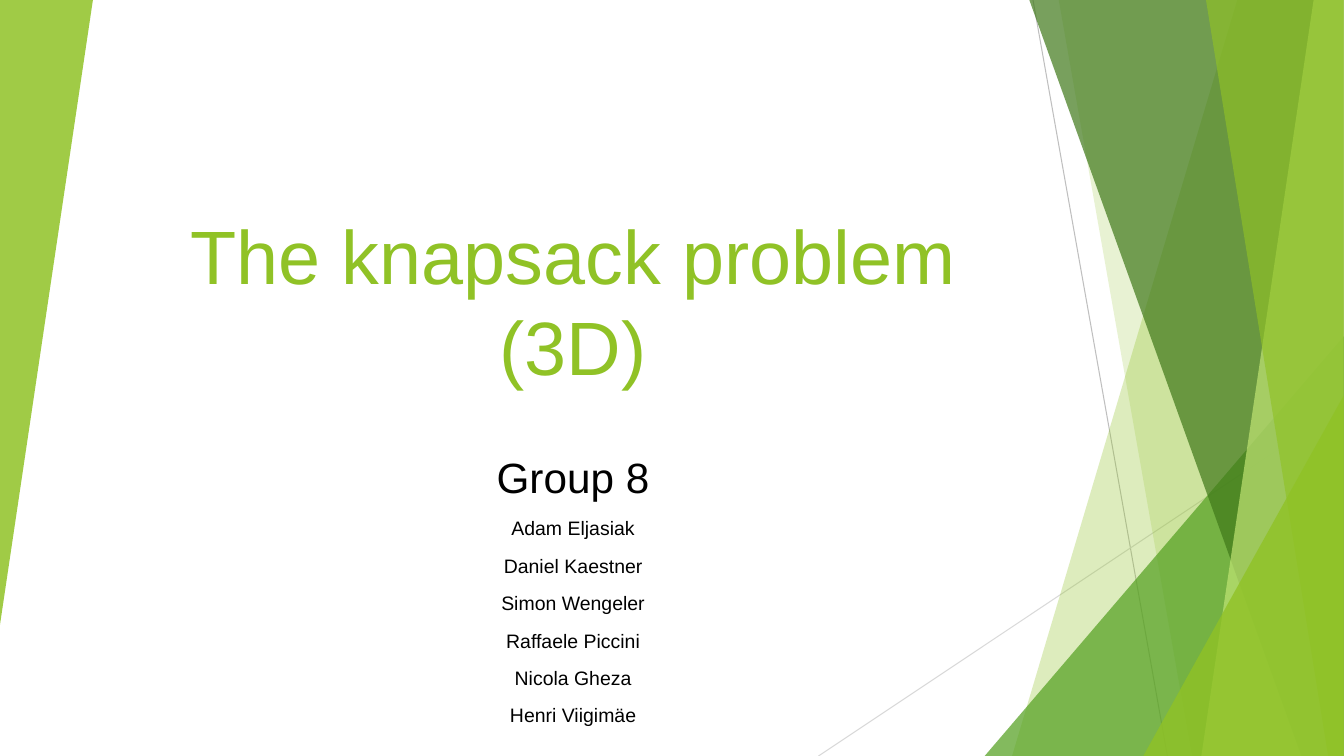
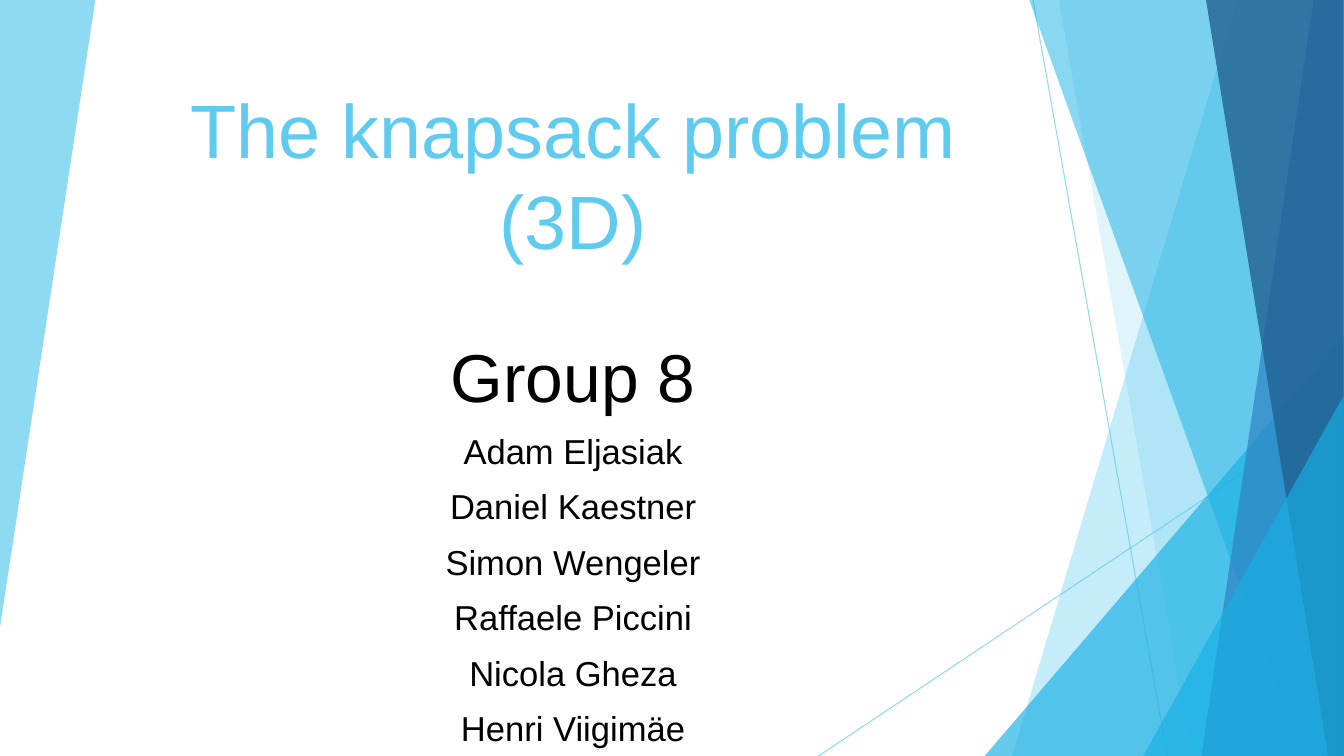
Before and after one commit to swengeler/PP3, a slide deck: slide 1 of Report, presentation and related stuff/Knapsack_problem.pptx. Drawn at 1344x756 pixels with LibreOffice and Linux fonts; fonts in the diff are those of the drawing. Boxes give left, top, right and bottom in pixels: in the first picture for what was removed or moved away, otherwise in the second. Text is boxed around its words. In the diff, an @@ line names an element or a change of style, - is before the commit and + after.

```diff
--- a/Report, presentation and related stuff/Knapsack_problem.pptx
+++ b/Report, presentation and related stuff/Knapsack_problem.pptx
@@ triangle removed at (0, 0, 93, 625) @@
@@ freeform shape added at (0, 0, 95, 627), fill #5FCBEF at 70% opacity @@
@@ freeform shape at (1012, 0, 1344, 756): fill #90C226 at 30% opacity to #5FCBEF at 36% opacity @@
@@ freeform shape at (1029, 0, 1344, 756): fill #3F7819 at 70% opacity to #17B0E4 at 50% opacity @@
@@ line (1033, 0) - (1168, 756): stroke #BFBFBF 0.75 pt to #5FCBEF 0.75 pt @@
@@ freeform shape at (1059, 0, 1344, 756): fill #90C226 at 20% opacity to #5FCBEF at 20% opacity @@
@@ freeform shape at (1202, 0, 1344, 756): fill #C0E474 at 70% opacity to #2E83C3 at 70% opacity @@
@@ freeform shape at (1206, 0, 1344, 756): fill #90C226 at 65% opacity to #226292 at 80% opacity @@
@@ title "The knapsack problem (3D)": place and size @@
-title "The knapsack problem (3D)" at (191, 229, 955, 389)
+title "The knapsack problem (3D)" at (191, 103, 955, 263)
@@ title "The knapsack problem (3D)" at (191, 103, 955, 263): text colour #90C226 to #5FCBEF @@
@@ subtitle "Group 8": place and size @@
-subtitle "Group 8" at (497, 463, 649, 726)
+subtitle "Group 8" at (446, 354, 700, 748)
@@ subtitle "Group 8" at (446, 354, 700, 748): size 30.2 to 48.5 pt in "Group 8"; size 13.9 to 24.6 pt @@
@@ triangle at (985, 336, 1344, 756): fill #54A021 at 72% opacity to #17B0E4 at 66% opacity @@
@@ line (1344, 406) - (819, 756): stroke #D9D9D9 0.75 pt to #5FCBEF 0.75 pt @@
@@ triangle at (1143, 396, 1344, 756): fill #90C226 at 80% opacity to #17B0E4 at 66% opacity @@
```
Also in this commit, not shown: 16 other slides changed, 2 slides removed, 5 other files.
